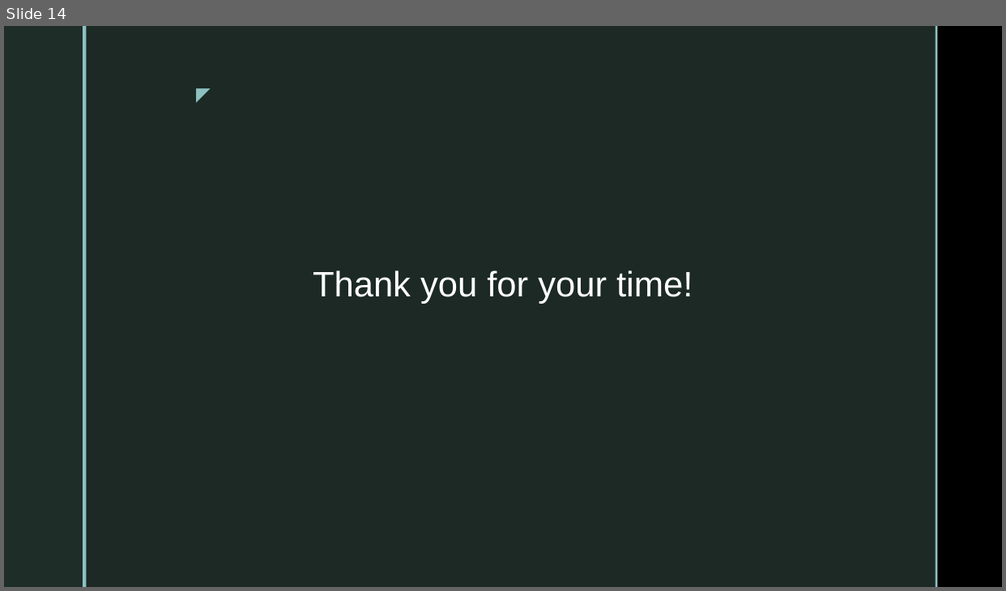
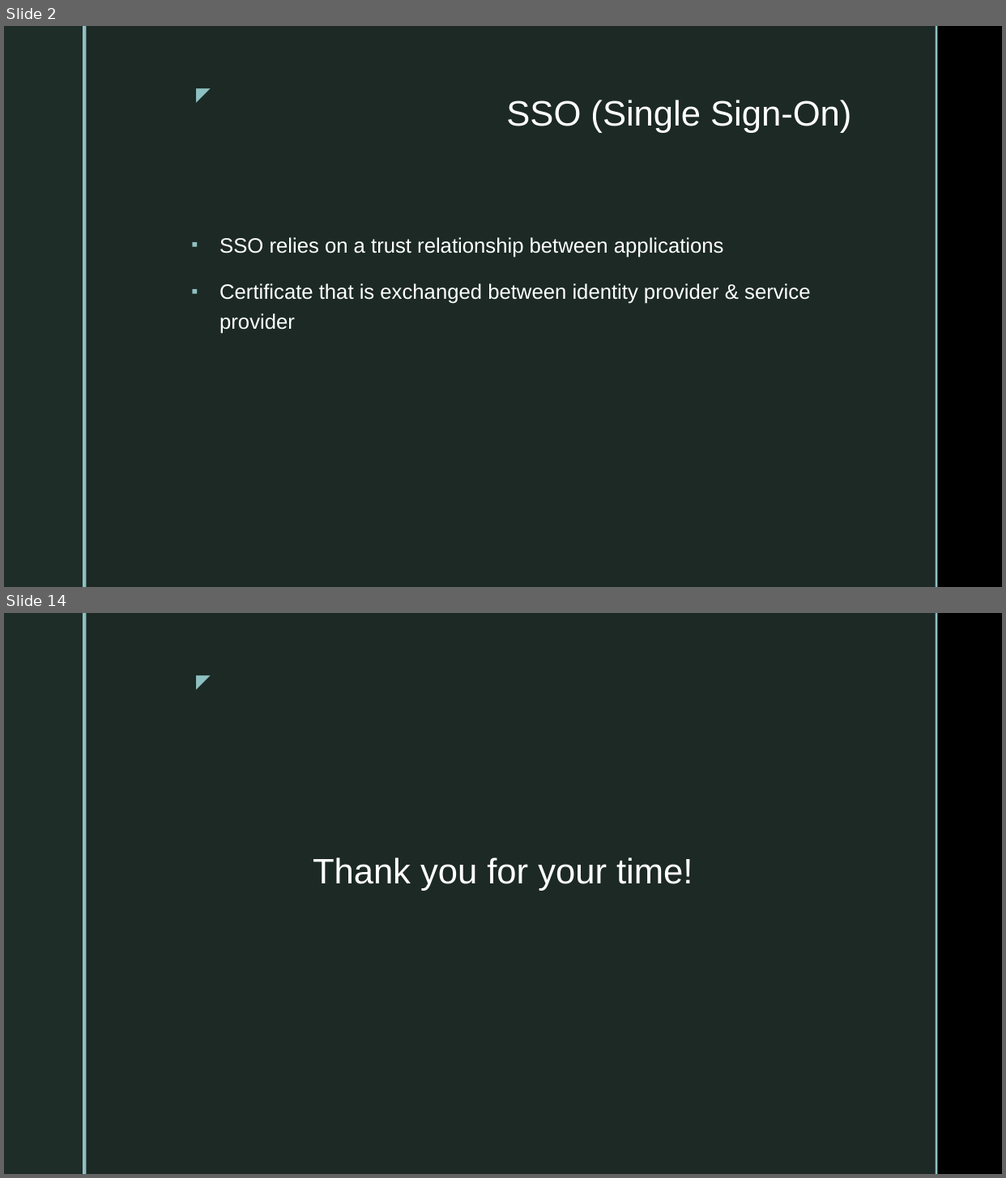
Before and after one commit to elizabethmhinz/CSD-370, a slide deck: module-1/Assignment 1.2 Presentation - Hinz.pptx. Shown one above the other, each under a label of ours: slide 14 before the commit, slides 2 and 14 after it; the slides between them are not shown. The pictures are 1006x591 and 1006x1178 pixels, drawn with LibreOffice and Linux fonts; fonts in the diff are those of the drawing; background and template pictures are left out. Boxes give left, top, right and bottom in pixels: in the first picture for what was removed or moved away, otherwise in the second. Text is boxed around its words. In the diff, an @@ line names an element or a change of style, - is before the commit and + after.

```diff
--- a/module-1/Assignment 1.2 Presentation - Hinz.pptx
+++ b/module-1/Assignment 1.2 Presentation - Hinz.pptx
@@ slide 2 added at <box>4,26,1002,587</box>, background picture (left out); not listed: 5 template elements that a slide beside it also shows @@
@@ title added at <box>506,100,851,133</box>, 34 pt, text #FFFFFF @@
+SSO (Single Sign-On)
@@ text added at <box>219,237,810,334</box>, 20 pt, text #FFFFFF @@
+▪ SSO relies on a trust relationship between applications
+▪ Certificate that is exchanged between identity provider & service provider
```
Also in this commit, not shown: 1 slide changed, 12 other slides added, 12 slides removed, 2 other files.
